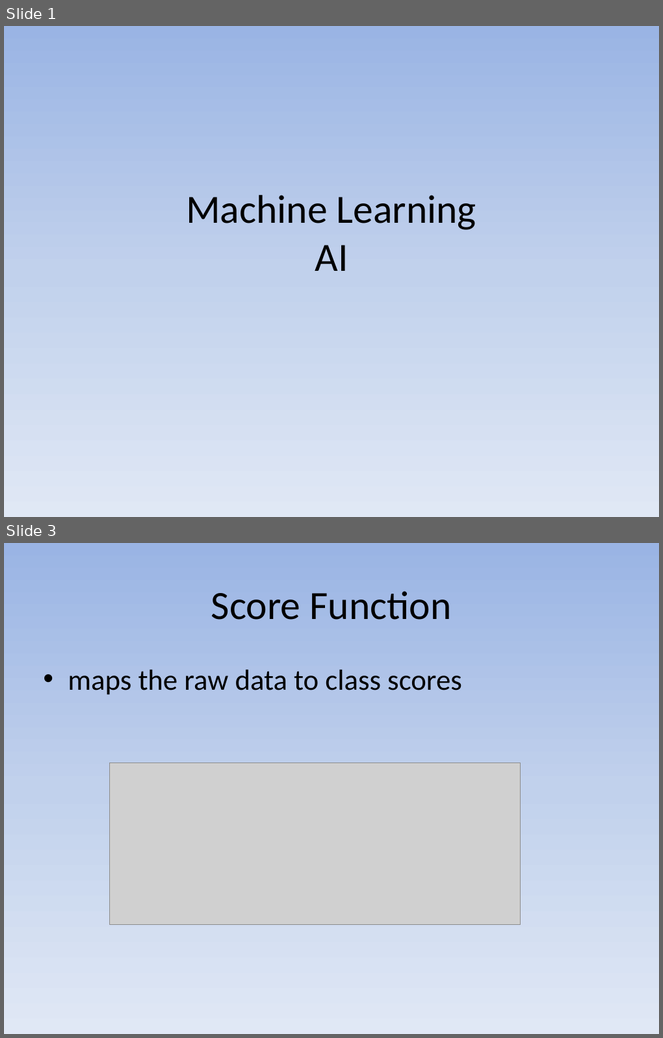
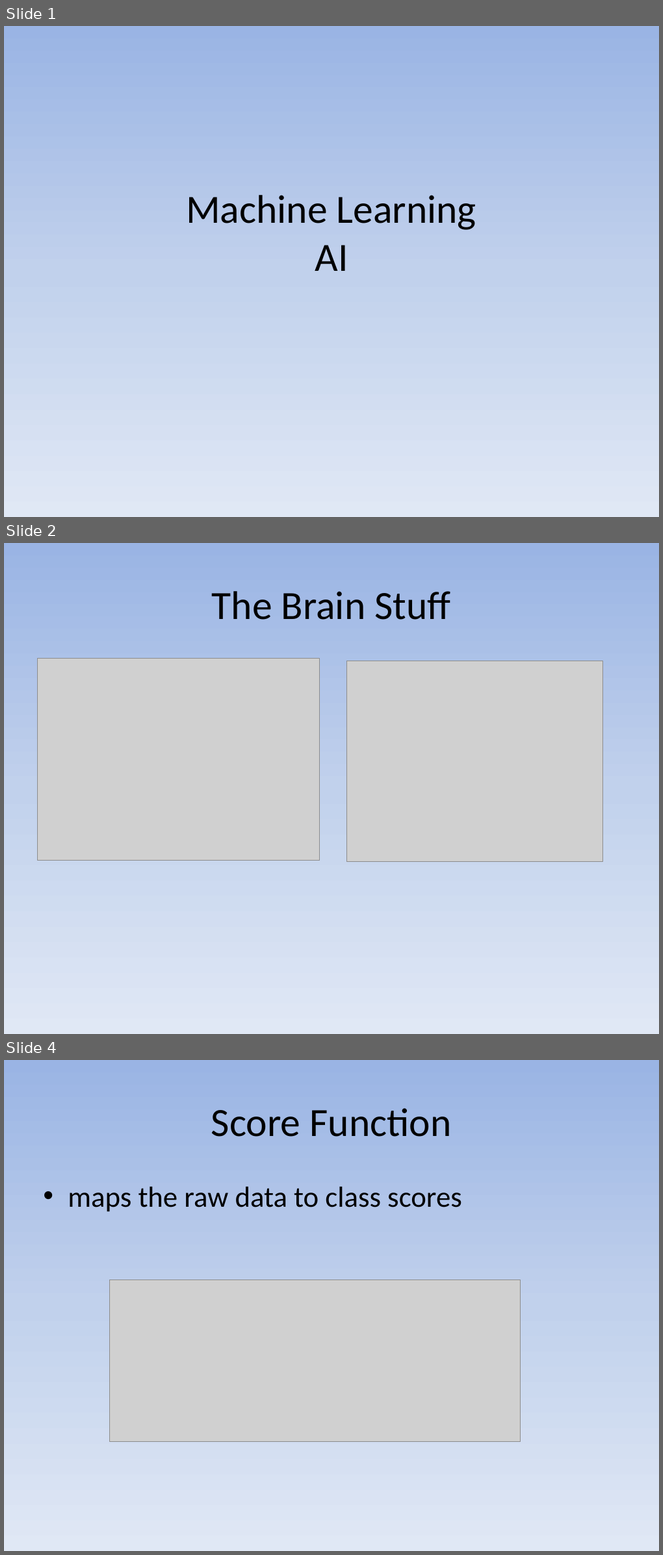
Before and after one commit to mayuanyang/ComputerVision, a slide deck: ai.pptx. Shown one above the other, each under a label of ours: slides 1 and 3 before the commit, slides 1, 2 and 4 after it; the slides between them are not shown. The pictures are 663x1038 and 663x1555 pixels, drawn with LibreOffice and Linux fonts; fonts in the diff are those of the drawing; grey boxes stand for pictures. Boxes give left, top, right and bottom in pixels: in the first picture for what was removed or moved away, otherwise in the second. Text is boxed around its words. In the diff, an @@ line names an element or a change of style, - is before the commit and + after.

```diff
--- a/ai.pptx
+++ b/ai.pptx
@@ slide 2 added at bbox=[4, 543, 659, 1034], background gradient #9AB5E4 to #C2D1ED to #E1E8F5 @@
@@ title added at bbox=[212, 591, 451, 620], 44 pt, text #000000 @@
+The Brain Stuff
@@ picture added at bbox=[37, 658, 319, 860] @@
@@ picture added at bbox=[347, 661, 603, 861] @@
@@ what was slide 3 is now slide 4 @@
```
Also in this commit, not shown: 1 slide changed.
